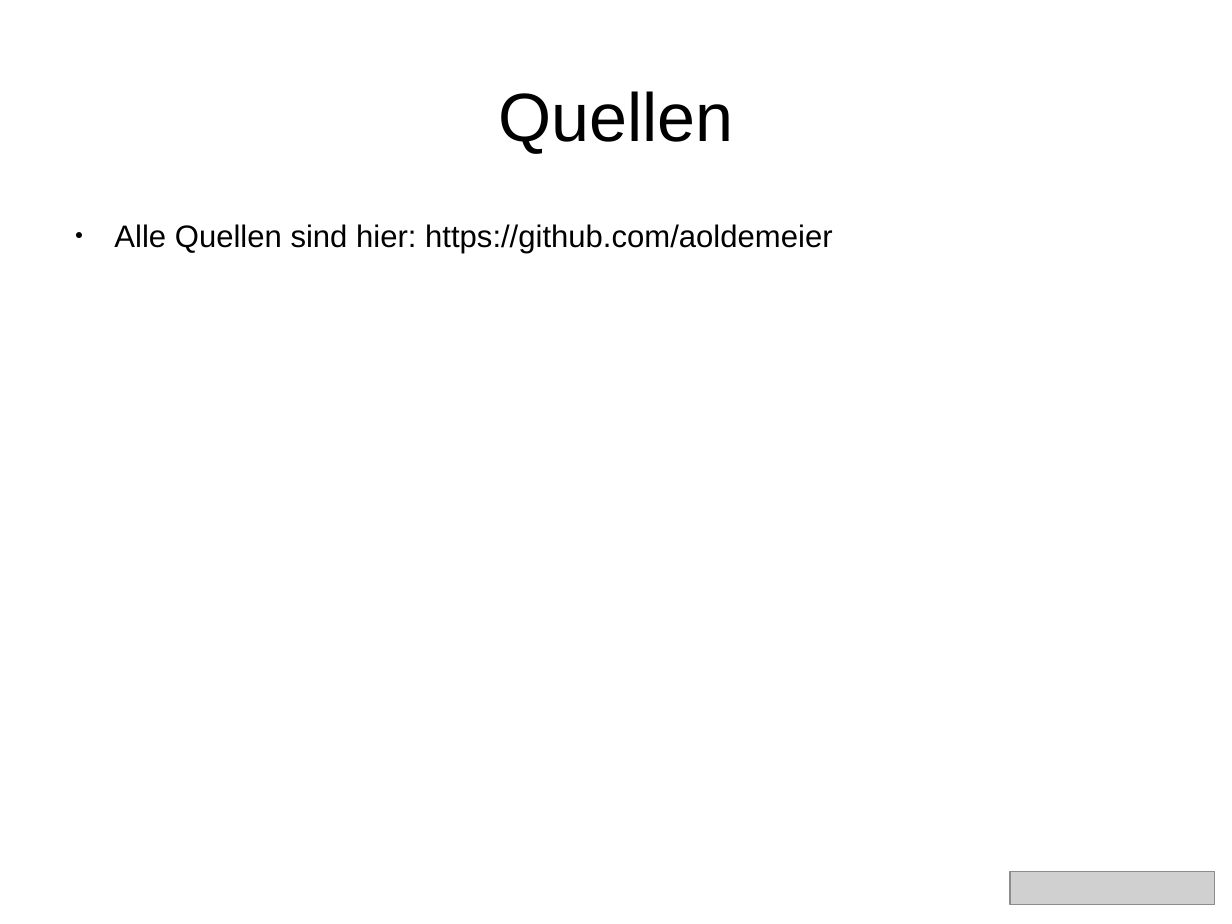
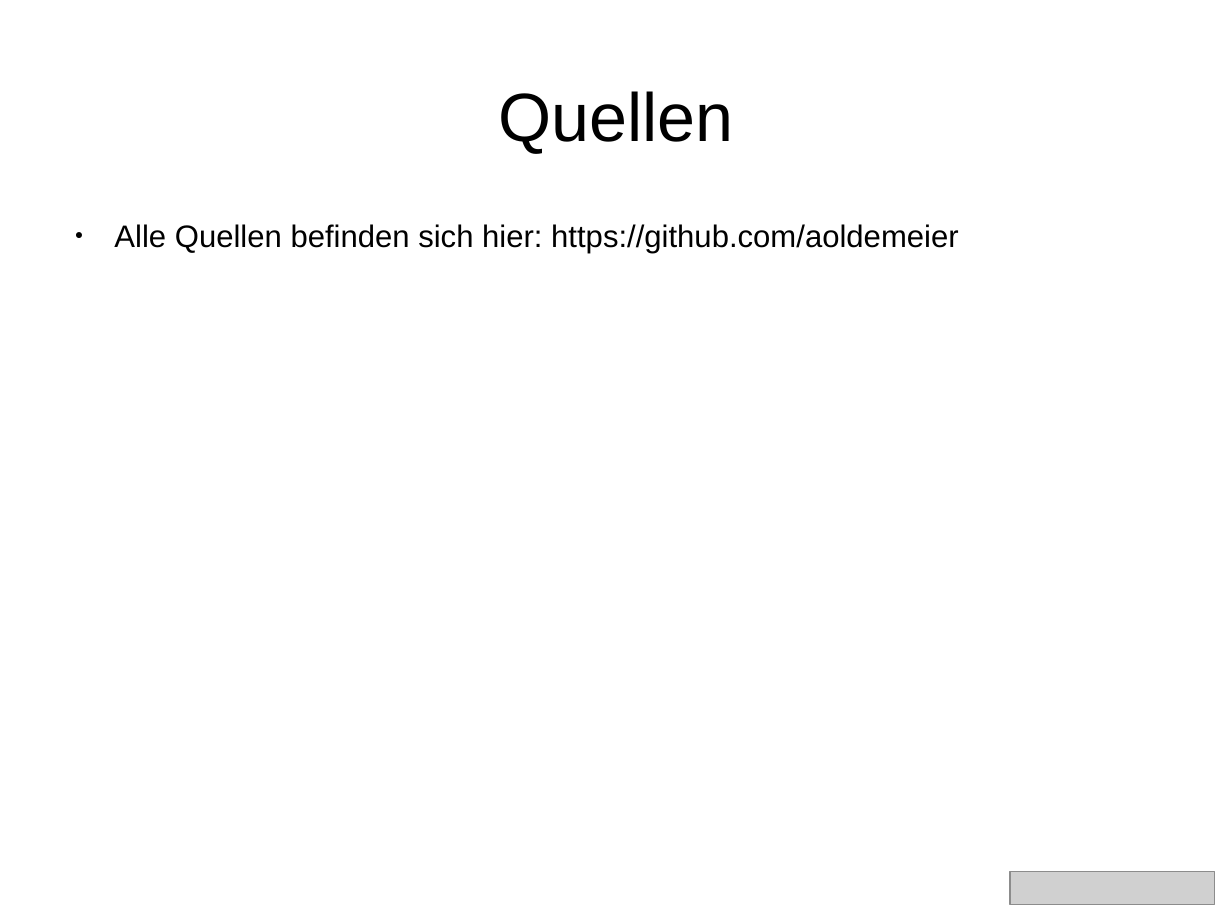
Before and after one commit to aoldemeier/an-introduction-to-tensorflow, a slide deck: slide 20 of slides-simplified-german.odp. Drawn at 1232x924 pixels with LibreOffice and Linux fonts; fonts in the diff are those of the drawing; grey boxes stand for pictures. Boxes give left, top, right and bottom in pixels: in the first picture for what was removed or moved away, otherwise in the second. Text is boxed around its words. In the diff, an @@ line names an element or a change of style, - is before the commit and + after.

```diff
--- a/slides-simplified-german.odp
+++ b/slides-simplified-german.odp
@@ text at [114,224,958,253]: text changed @@
-● Alle Quellen sind hier: https://github.com/aoldemeier
+● Alle Quellen befinden sich hier: https://github.com/aoldemeier
```
Also in this commit, not shown: 5 other slides changed, 2 other files.
